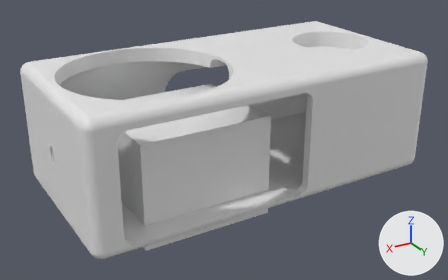
A saved change to the Blender file [2026] Power Station Mini/Untitled.blend.
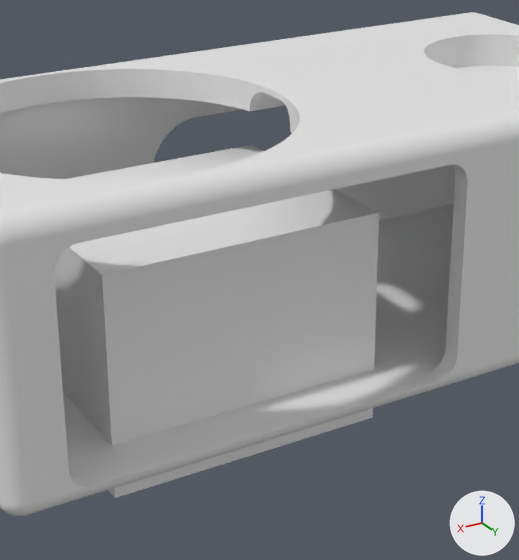
Each version appears first whole from a 50 mm lens placed at (0.1019, 0.1775, 0.0801), pointed at (-0.0041, 0.0009, -0.0082), and next in a close-up on the part from 20% to 75% of the width and 5% to 100% of the height. Lighting does not change. The marker at lower right points along +X, +Y and +Z. The older version's two pictures come first.
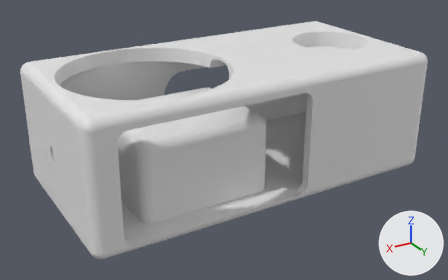
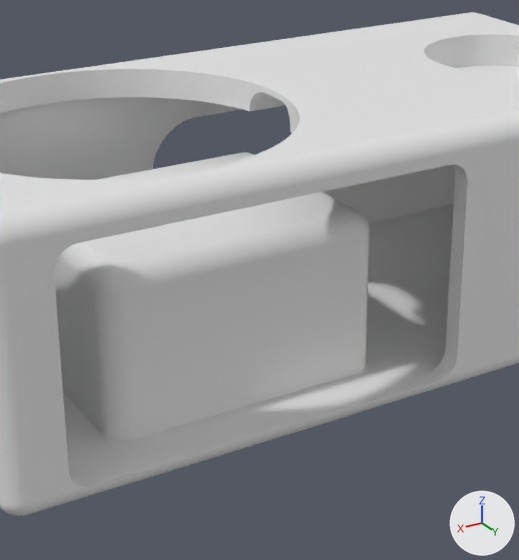
Changed parts and their boxes (x1, y1, x2, y2) in the close-ups (519 x 560 px):
'Cube.001', modifiers changed, rescaled (6% shorter): before (54, 145, 379, 498); after (54, 152, 369, 483)

The change, as a diff of the scene's bpy script:
```diff
--- a/[2026] Power Station Mini/Untitled.blend.py
+++ b/[2026] Power Station Mini/Untitled.blend.py
@@ me_cube_001 @@
 # used by ob_cube_001; location = (0.015, 0.0045, -0.01); scale = (0.697, 0.743, 1.0)
-me_cube_001.from_pydata(...)  # 8 vertices, 6 faces; spans x -0.033..0.033, y -0.0263..0.0263, z -0.018..0.018
+me_cube_001.from_pydata(...)  # 8 vertices, 6 faces; spans x -0.023..0.023, y -0.0195..0.0195, z -0.018..0.018
+# me_cube_001 part 1: the whole mesh is scaled about its middle by (0.697, 0.743, 1)
 me_cube_001.materials.append(mat_material_001)
@@ ob_cube_001 @@
 ob_cube_001.location = (0.015, 0.0045, -0.01)
-ob_cube_001.scale = (0.697, 0.743, 1.0)
+_m = ob_cube_001.modifiers.new('Bevel', 'BEVEL')
+_m.width = 0.005
+_m.width_pct = 0.005
+_m.segments = 100
+_m.offset_type = 'WIDTH'
```
